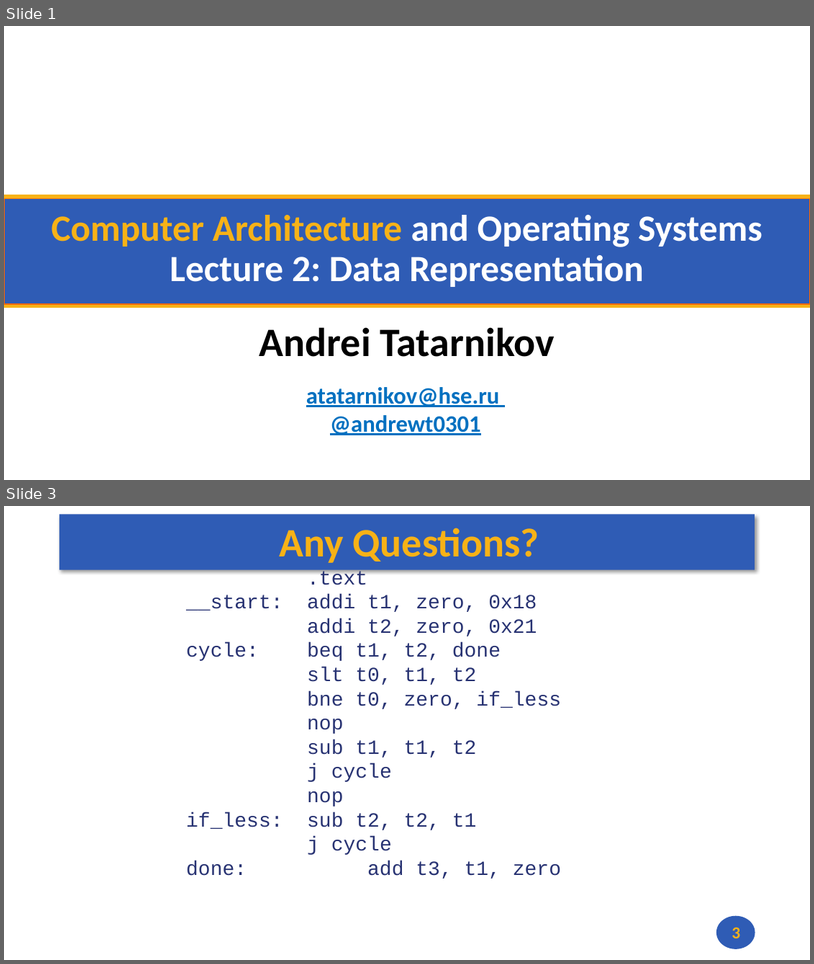
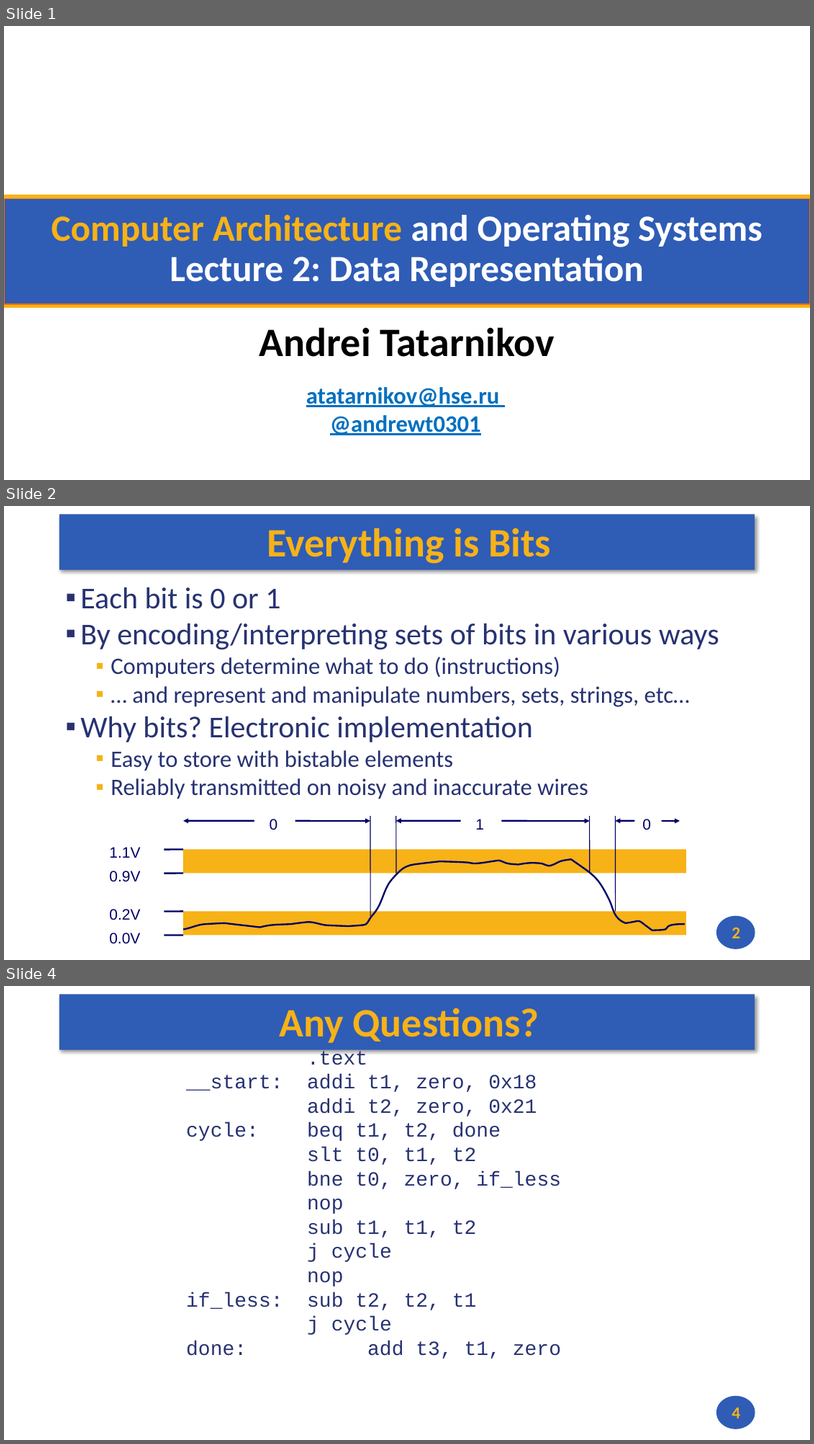
Before and after one commit to andrewt0301/hse-acos-course, a slide deck: docs/part1ca/02_DataTypes/CA_Lecture_02.pptx. Shown one above the other, each under a label of ours: slides 1 and 3 before the commit, slides 1, 2 and 4 after it; the slides between them are not shown. The pictures are 814x964 and 814x1444 pixels, drawn with LibreOffice and Linux fonts; fonts in the diff are those of the drawing; background and template pictures are left out. Boxes give left, top, right and bottom in pixels: in the first picture for what was removed or moved away, otherwise in the second. Text is boxed around its words. In the diff, an @@ line names an element or a change of style, - is before the commit and + after.

```diff
--- a/docs/part1ca/02_DataTypes/CA_Lecture_02.pptx
+++ b/docs/part1ca/02_DataTypes/CA_Lecture_02.pptx
@@ slide 2 added at (4, 506, 810, 960), background #FFFFFF; not listed: 2 template elements that a slide beside it also shows @@
@@ title added at (268, 528, 551, 564), 48 pt, text #F7B217, bold @@
+Everything is Bits
@@ text added at (80, 587, 720, 799), 28 pt, text #273272 @@
+▪ Each bit is 0 or 1
+▪ By encoding/interpreting sets of bits in various ways
+  ▪ Computers determine what to do (instructions)
+  ▪ … and represent and manipulate numbers, sets, strings, etc…
+▪ Why bits? Electronic implementation
+  ▪ Easy to store with bistable elements
+  ▪ Reliably transmitted on noisy and inaccurate wires
@@ group added at (109, 816, 687, 944): 8 lines, 7 texts, 3 double arrows, 2 rectangles, 1 freeform shape @@
+0.0V
+0.2V
+0.9V
+1.1V
+0
+1
+0
@@ page number added at (732, 926, 741, 938), 20 pt, text #F7B217, bold @@
+2
@@ what was slide 3 is now slide 4 @@
@@ page number at (732, 1407, 741, 1418): text changed @@
-3
+4
```
Also in this commit, not shown: 1 other slide added, 1 slide removed, 1 other file.
